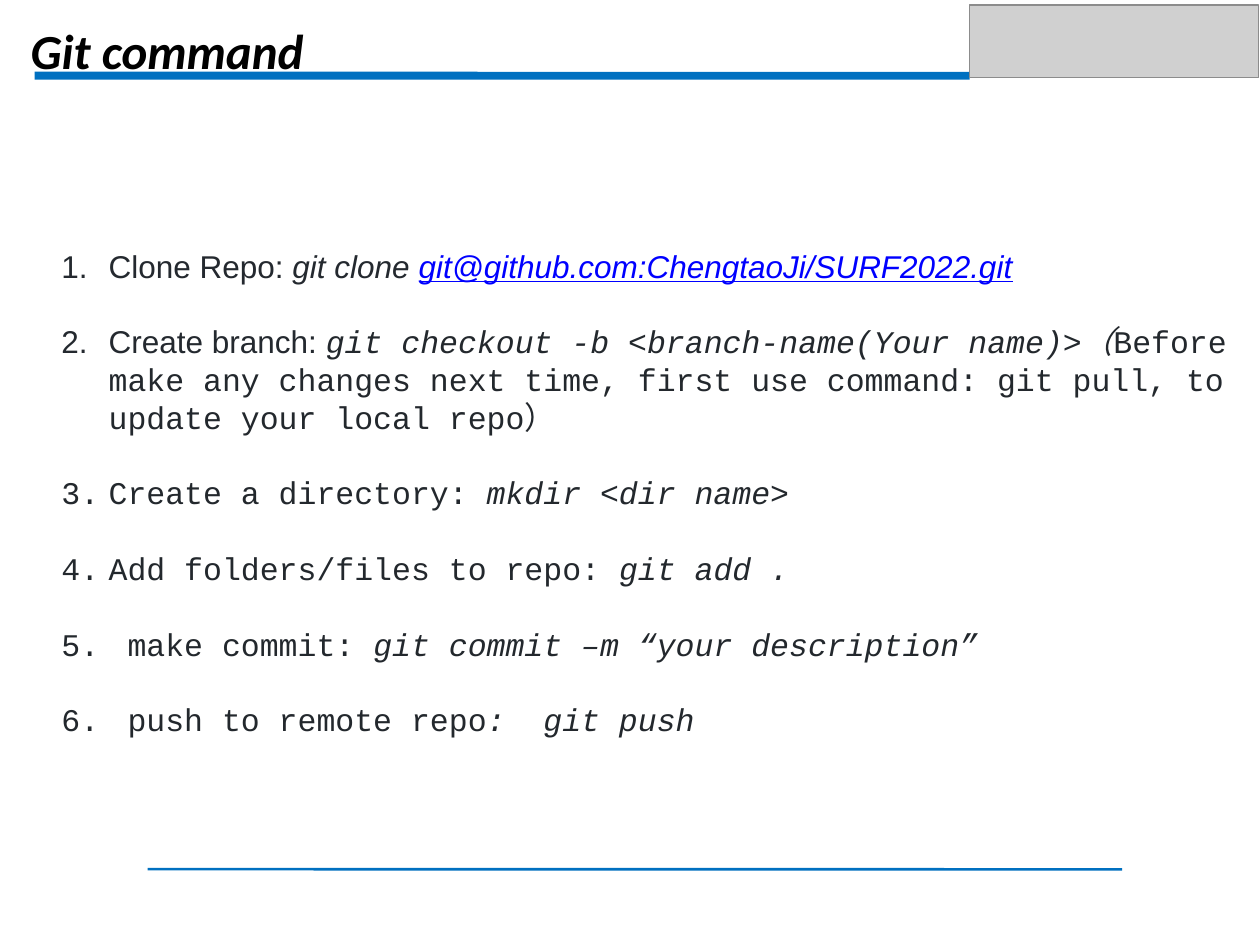
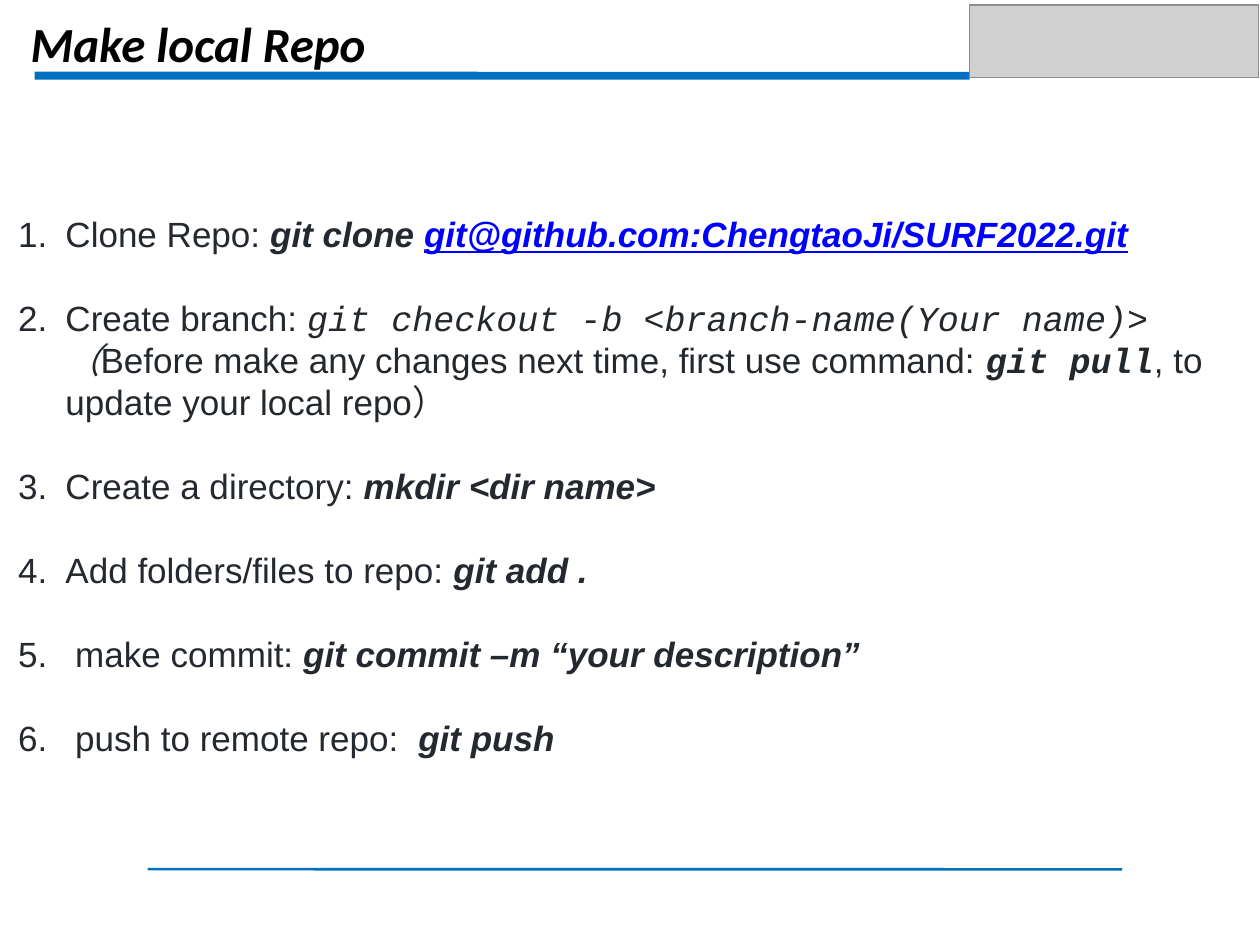
Before and after one commit to ChengtaoJi/SURF2022, a slide deck: slide 4 of Presentation/JiChengtao/GitHubTutorial.ppt. Drawn at 1260x945 pixels with LibreOffice and Linux fonts; fonts in the diff are those of the drawing; grey boxes stand for pictures. Boxes give left, top, right and bottom in pixels: in the first picture for what was removed or moved away, otherwise in the second. Text is boxed around its words. In the diff, an @@ line names an element or a change of style, - is before the commit and + after.

```diff
--- a/Presentation/JiChengtao/GitHubTutorial.ppt
+++ b/Presentation/JiChengtao/GitHubTutorial.ppt
@@ text at (31,27,366,74): text changed @@
-Git command
+Make local Repo
@@ text "Clone Repo: git clone git@github.com:ChengtaoJi/SURF2022.git": place and size @@
-text "Clone Repo: git clone git@github.com:ChengtaoJi/SURF2022.git" at (109,255,1226,738)
+text "Clone Repo: git clone git@github.com:ChengtaoJi/SURF2022.git" at (65,221,1202,758)
@@ text "Clone Repo: git clone git@github.com:ChengtaoJi/SURF2022.git" at (65,221,1202,758): size 18 to 20 pt; bold on in "git clone git@github.com:ChengtaoJi/SURF2022.git", "git pull,", "mkdir <dir name>", "git add ." and 2 more places; font Courier New to Arial in "name)>（Before make any changes next time, first ...", "Create a directory: mkdir <dir name>", "Add folders/files to repo: git add .", "make commit: git commit –m “your description”" and 1 more places; italic on in "git pull,"; text colour #23282D to #24292F in "Create a directory: mkdir <dir name>", "Add folders/files to repo: git add .", "make commit: git commit –m “your description”", "push to remote repo: git push"; italic off in "repo:" @@
```
Also in this commit, not shown: 3 other slides changed, 5 other files.
